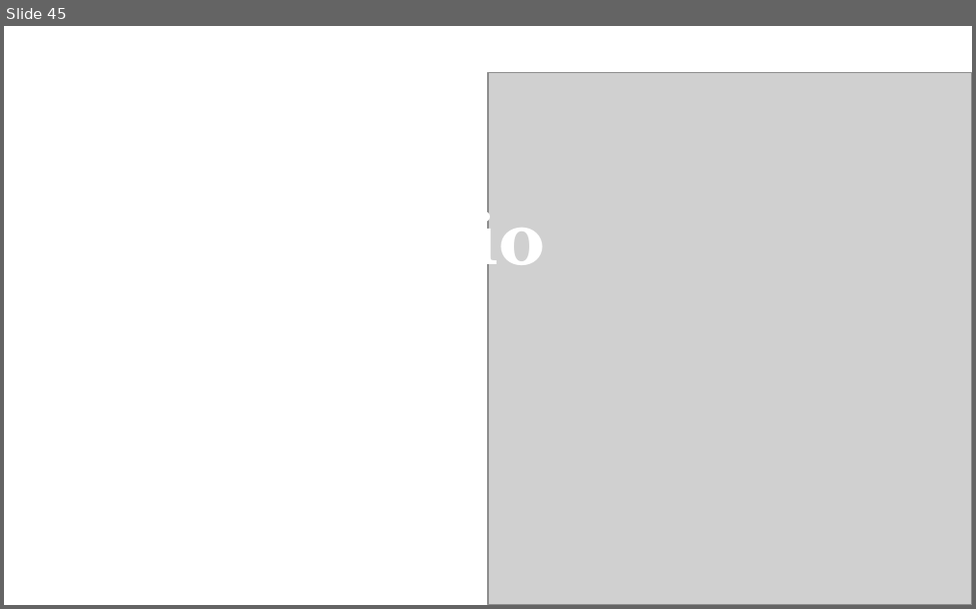
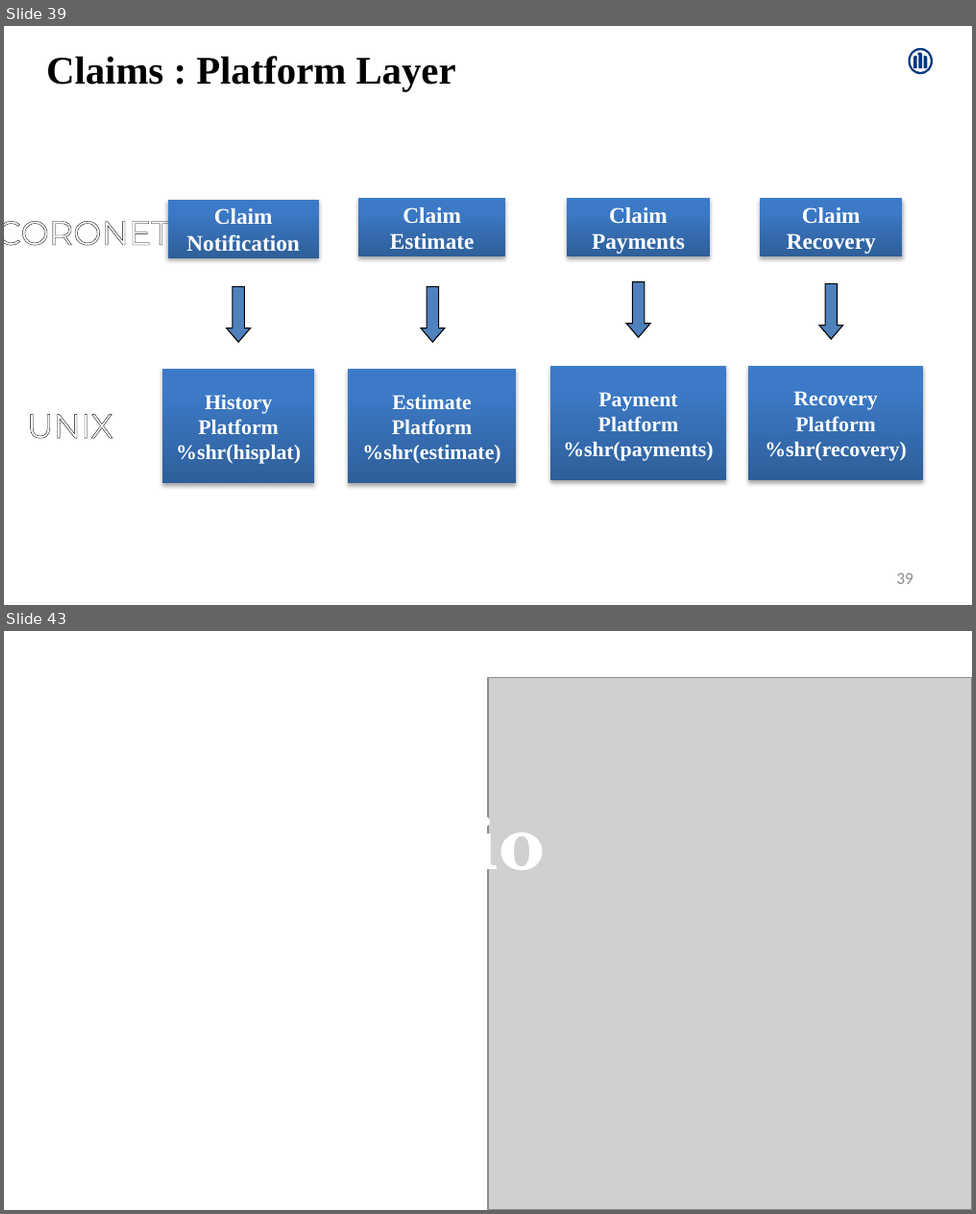
Before and after one commit to Amrutha-Mohan/UpdatedProjects, a slide deck: AmruthaMohan.pptx. Shown one above the other, each under a label of ours: slide 45 before the commit, slides 39 and 43 after it; the slides between them are not shown. The pictures are 976x609 and 976x1214 pixels, drawn with LibreOffice and Linux fonts; fonts in the diff are those of the drawing; grey boxes stand for pictures; background and template pictures are left out. Boxes give left, top, right and bottom in pixels: in the first picture for what was removed or moved away, otherwise in the second. Text is boxed around its words. In the diff, an @@ line names an element or a change of style, - is before the commit and + after.

```diff
--- a/AmruthaMohan.pptx
+++ b/AmruthaMohan.pptx
@@ slide 39 added at box(4, 26, 972, 605), background #FFFFFF @@
@@ freeform shape added at box(907, 48, 931, 74), fill #003781 @@
@@ text added at box(46, 56, 456, 91), 28 pt, text #000000, bold @@
+Claims : Platform Layer
@@ rectangle added at box(358, 198, 505, 256), fill gradient #2F5F99 to #3D7CC7 to #3A7CCB, 16 pt, text #FFFFFF, bold @@
+Claim Estimate
@@ rectangle added at box(567, 198, 710, 256), fill gradient #2F5F99 to #3D7CC7 to #3A7CCB, 16 pt, text #FFFFFF, bold @@
+Claim Payments
@@ rectangle added at box(760, 198, 902, 256), fill gradient #2F5F99 to #3D7CC7 to #3A7CCB, 16 pt, text #FFFFFF, bold @@
+Claim Recovery
@@ text added at box(4, 211, 171, 253), 24 pt, text #FFFFFF @@
+CORONET
@@ rectangle added at box(168, 199, 319, 257), fill gradient #2F5F99 to #3D7CC7 to #3A7CCB, 16 pt, text #FFFFFF, bold @@
+Claim Notification
@@ down arrow added at box(626, 281, 650, 337), fill #4F81BD, outline #000000 0.75 pt @@
@@ down arrow added at box(819, 284, 843, 339), fill #4F81BD, outline #000000 0.75 pt @@
@@ line added from (37, 307) to (945, 307), #000000 0.75 pt @@
@@ down arrow added at box(227, 287, 251, 342), fill #4F81BD, outline #000000 0.75 pt @@
@@ down arrow added at box(421, 287, 445, 342), fill #4F81BD, outline #000000 0.75 pt @@
@@ rectangle added at box(162, 369, 314, 483), fill gradient #2F5F99 to #3D7CC7 to #3A7CCB, 15 pt, text #FFFFFF, bold @@
+History Platform
+%shr(hisplat)
@@ rectangle added at box(348, 369, 516, 483), fill gradient #2F5F99 to #3D7CC7 to #3A7CCB, 15 pt, text #FFFFFF, bold @@
+Estimate Platform
+%shr(estimate)
@@ rectangle added at box(550, 365, 726, 480), fill gradient #2F5F99 to #3D7CC7 to #3A7CCB, 15 pt, text #FFFFFF, bold @@
+Payment Platform
+%shr(payments)
@@ rectangle added at box(748, 365, 924, 480), fill gradient #2F5F99 to #3D7CC7 to #3A7CCB, 15 pt, text #FFFFFF, bold @@
+Recovery Platform
+%shr(recovery)
@@ text added at box(27, 414, 113, 439), 24 pt, text #FFFFFF @@
+UNIX
@@ page number added at box(896, 573, 913, 584), 12 pt, text #8C8C8C @@
+39
@@ what was slide 45 is now slide 43 @@
```
Also in this commit, not shown: 3 slides changed, 6 other slides added, 9 slides removed.
